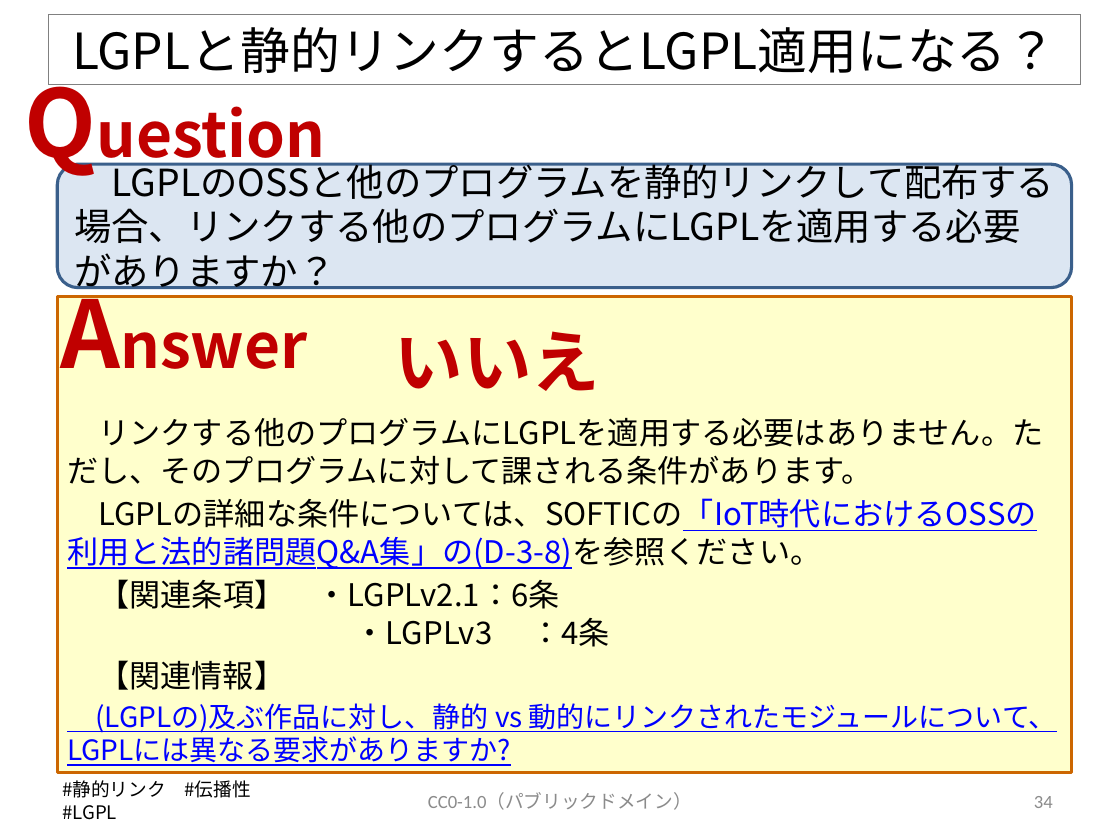
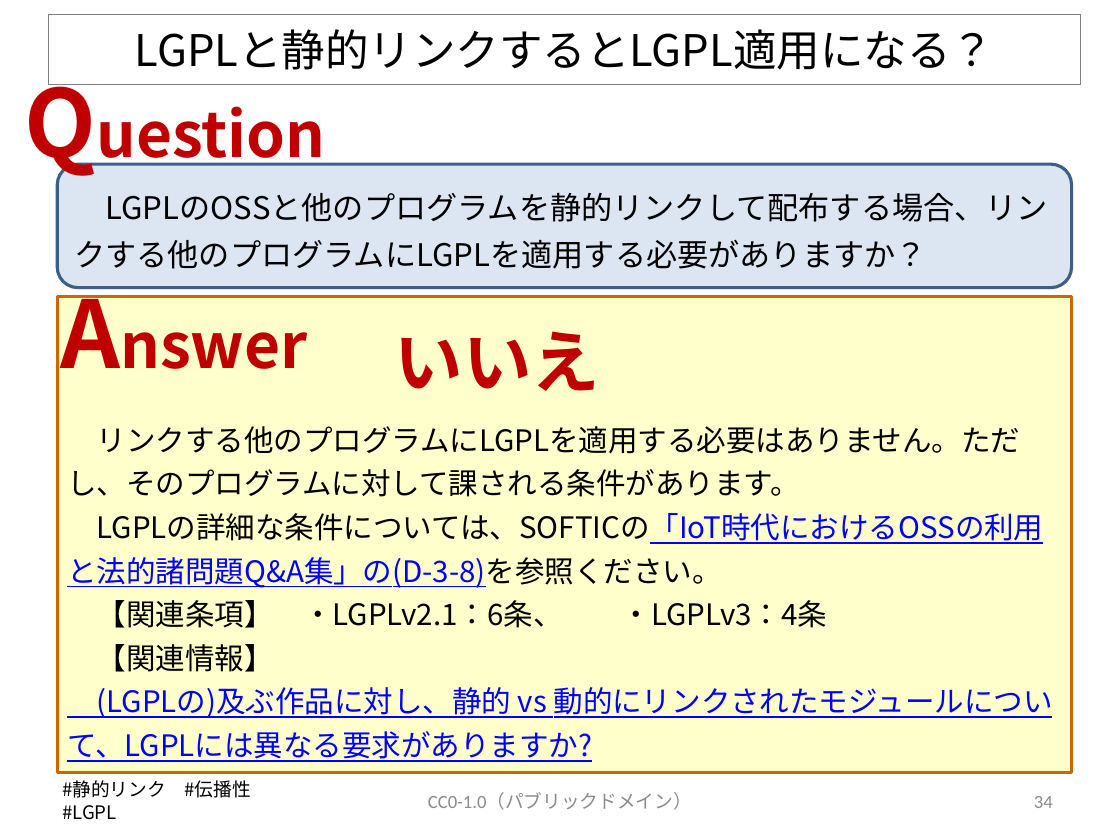
Before and after one commit to OpenChain-Project/OpenChain-JWG, a slide deck: slide 34 of Education_Material/FAQ/OSSライセンス関連でよくある誤解_CC0.pptx. Drawn at 1120x840 pixels with LibreOffice and Linux fonts; fonts in the diff are those of the drawing. Boxes give left, top, right and bottom in pixels: in the first picture for what was removed or moved away, otherwise in the second. Text is boxed around its words. In the diff, an @@ line names an element or a change of style, - is before the commit and + after.

```diff
--- a/Education_Material/FAQ/OSSライセンス関連でよくある誤解_CC0.pptx
+++ b/Education_Material/FAQ/OSSライセンス関連でよくある誤解_CC0.pptx
@@ title "LGPLと静的リンクするとLGPL適用になる？" at [48,15,1080,85]: size 32 to 28 pt @@
@@ rounded rectangle "LGPLのOSSと他のプログラムを静的リンクして配布する場合、リンクする他のプログラムにLGPLを適用する必要があります ..." at [57,165,1072,288]: size 24 to 20 pt; line spacing 1 to 30pt @@
@@ text at [67,426,1053,762]: size 20 to 19 pt in "リンクする他のプログラムにLGPLを適用する必要はありません。ただし、そのプログラムに対して課される条件があります。", "LGPLの詳細な条件については、SOFTICの「IoT時代におけるOSSの利用と法的諸問題Q&A集」の(D-3-8)を参 ...", "【関連情報】"; size 18 to 19 pt in "(LGPLの)及ぶ作品に対し、静的 vs 動的にリンクされたモジュールについて、LGPLには異なる要求がありますか?"; line spacing 1 to 28pt; less space between paragraphs @@
@@ text at [97,600,828,628]: text changed; size 20 to 19 pt @@
-【関連条項】 ・LGPLv2.1：6条
-・LGPLv3 ：4条
+【関連条項】 ・LGPLv2.1：6条、 ・LGPLv3：4条
```
Also in this commit, not shown: 37 other slides changed.
